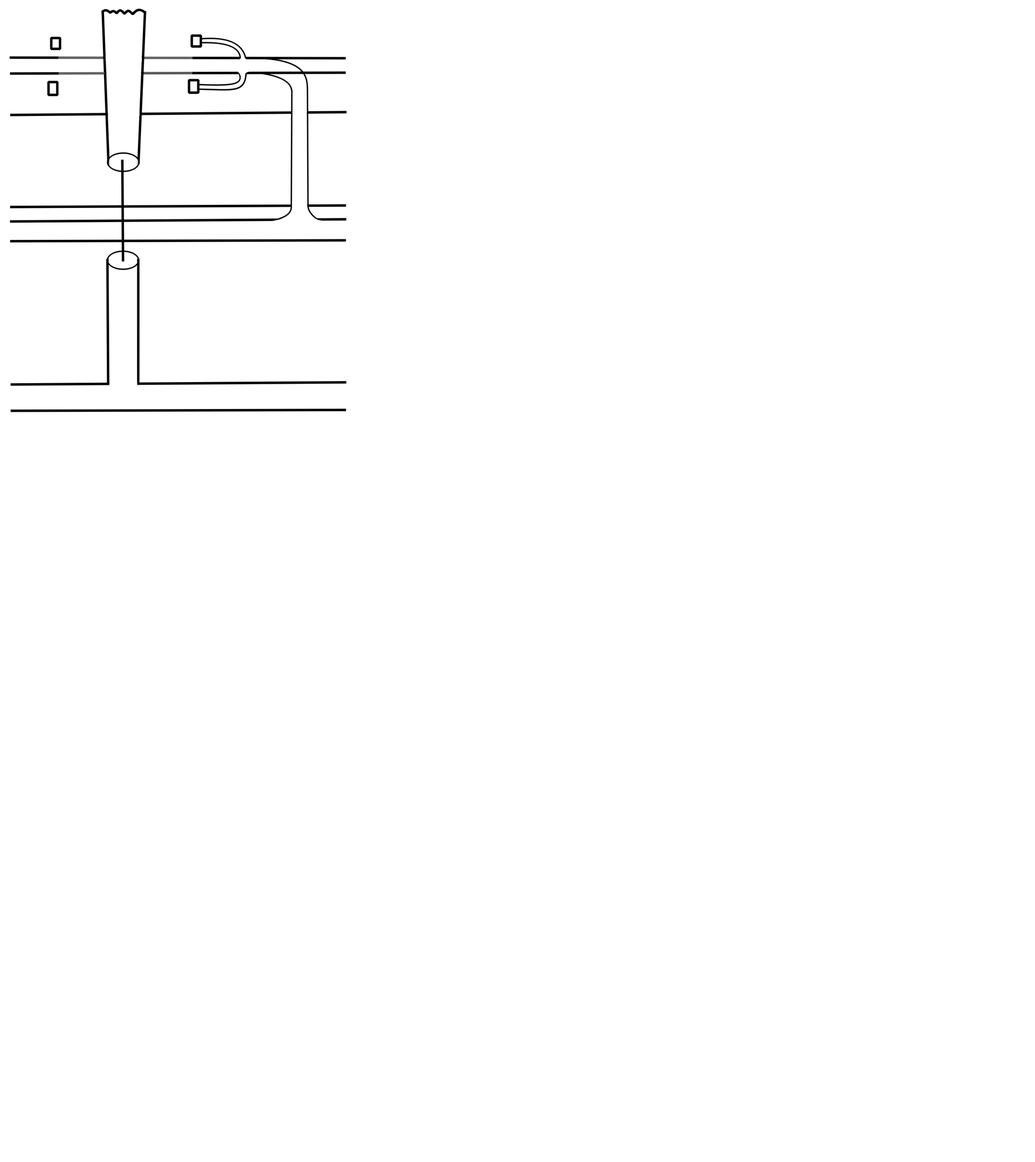
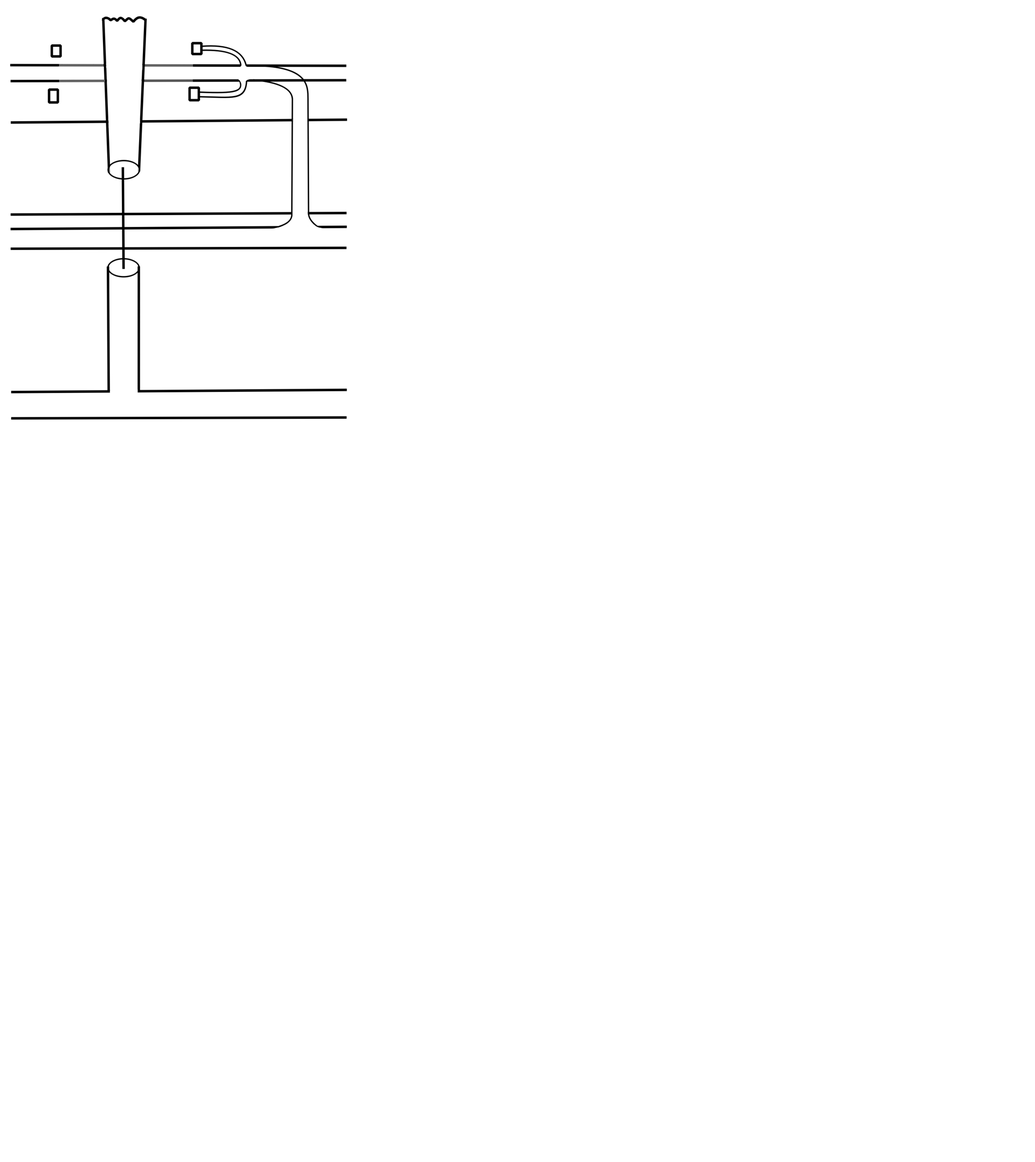
Comparing the layer stacks of the two 1035×1162 images. Changes:
pixels changed over [9, 8, 348, 421] (layer not identified)
